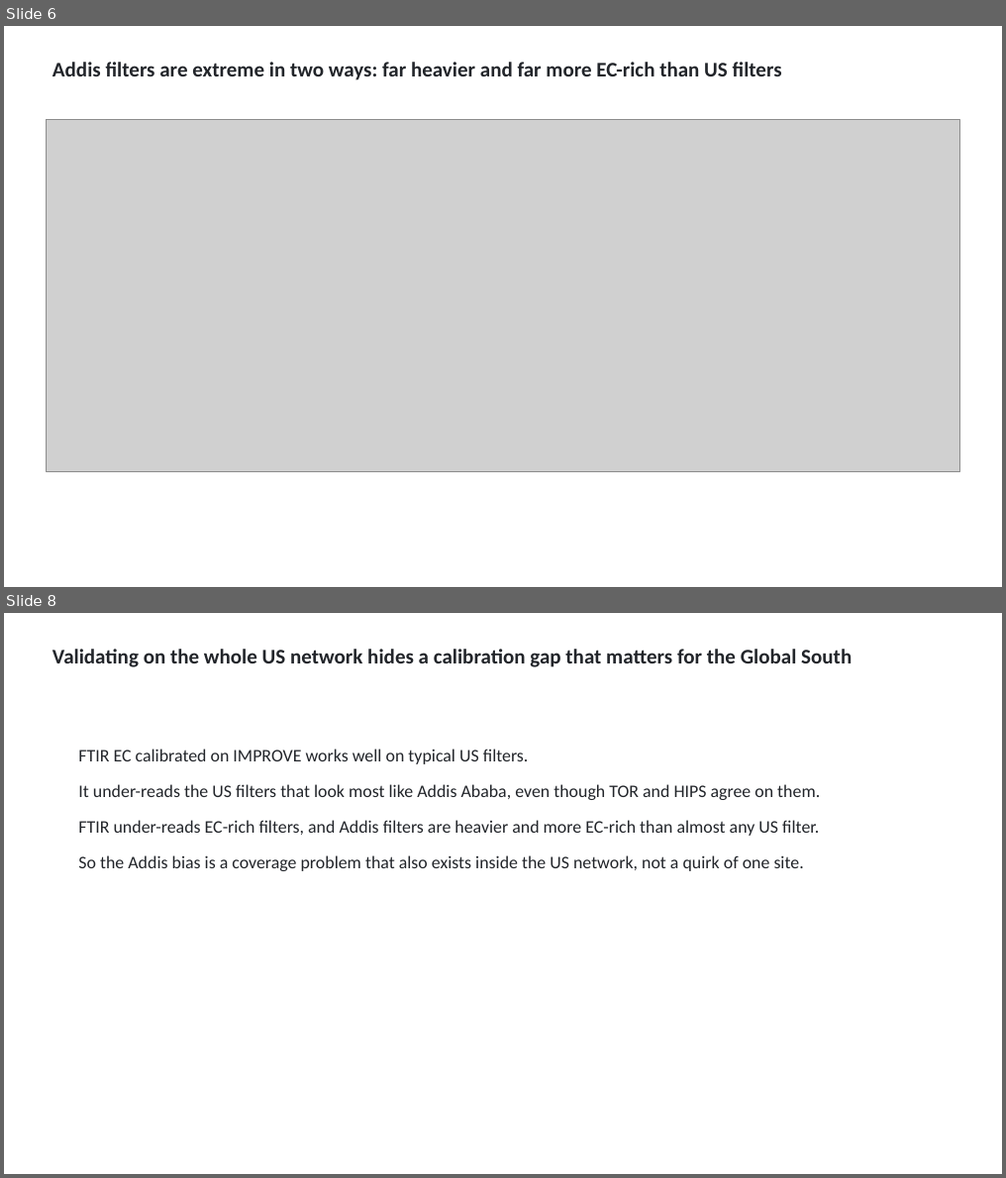
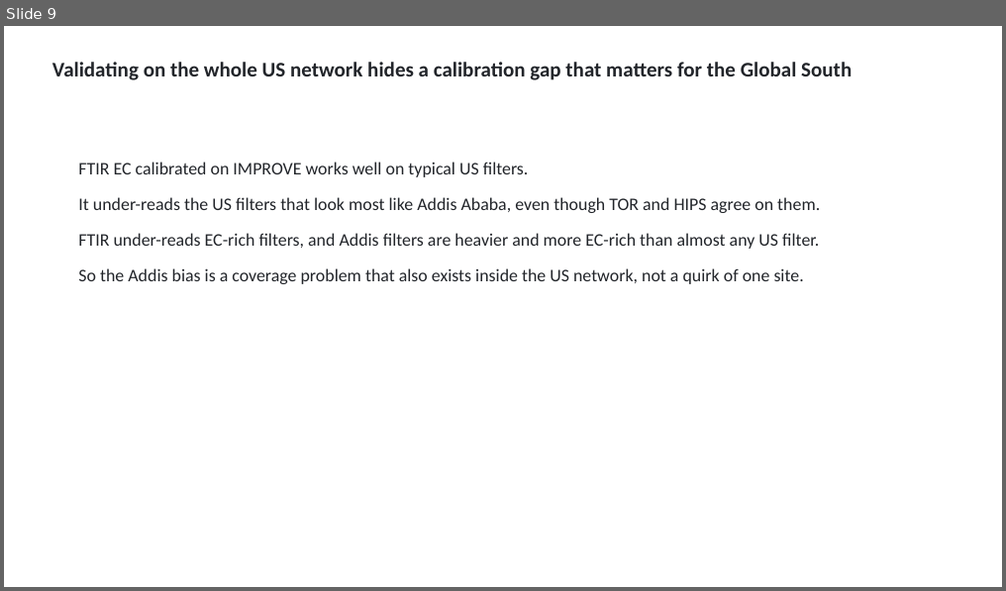
Before and after one commit to ahzs645/aethmodular, a slide deck: deliverables/aaar_poster_2026/aaar_practice_2026-10-15.pptx. Shown one above the other, each under a label of ours: slides 6 and 8 before the commit, slide 9 after it; the slides between them are not shown. The pictures are 1006x1178 and 1006x591 pixels, drawn with LibreOffice and Linux fonts; fonts in the diff are those of the drawing; grey boxes stand for pictures. Boxes give left, top, right and bottom in pixels: in the first picture for what was removed or moved away, otherwise in the second. Text is boxed around its words. In the diff, an @@ line names an element or a change of style, - is before the commit and + after.

```diff
--- a/deliverables/aaar_poster_2026/aaar_practice_2026-10-15.pptx
+++ b/deliverables/aaar_poster_2026/aaar_practice_2026-10-15.pptx
@@ slide 6 removed at [4,26,1002,587], background #FFFFFF @@
@@ text removed at [53,62,782,80] @@
-Addis filters are extreme in two ways: far heavier and far more EC-rich than US filters
@@ picture removed at [47,120,960,472] @@
@@ what was slide 8 is now slide 9 @@
```
Also in this commit, not shown: 1 slide changed, 2 slides added, 13 other files.
